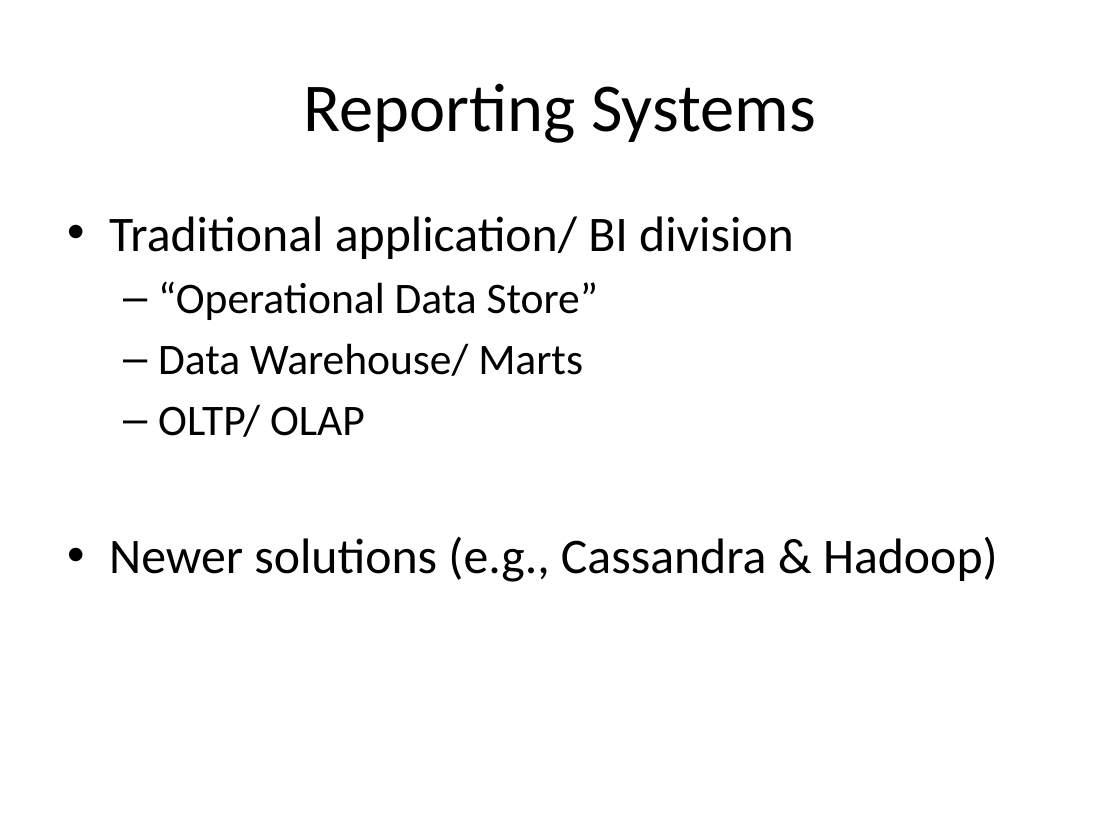
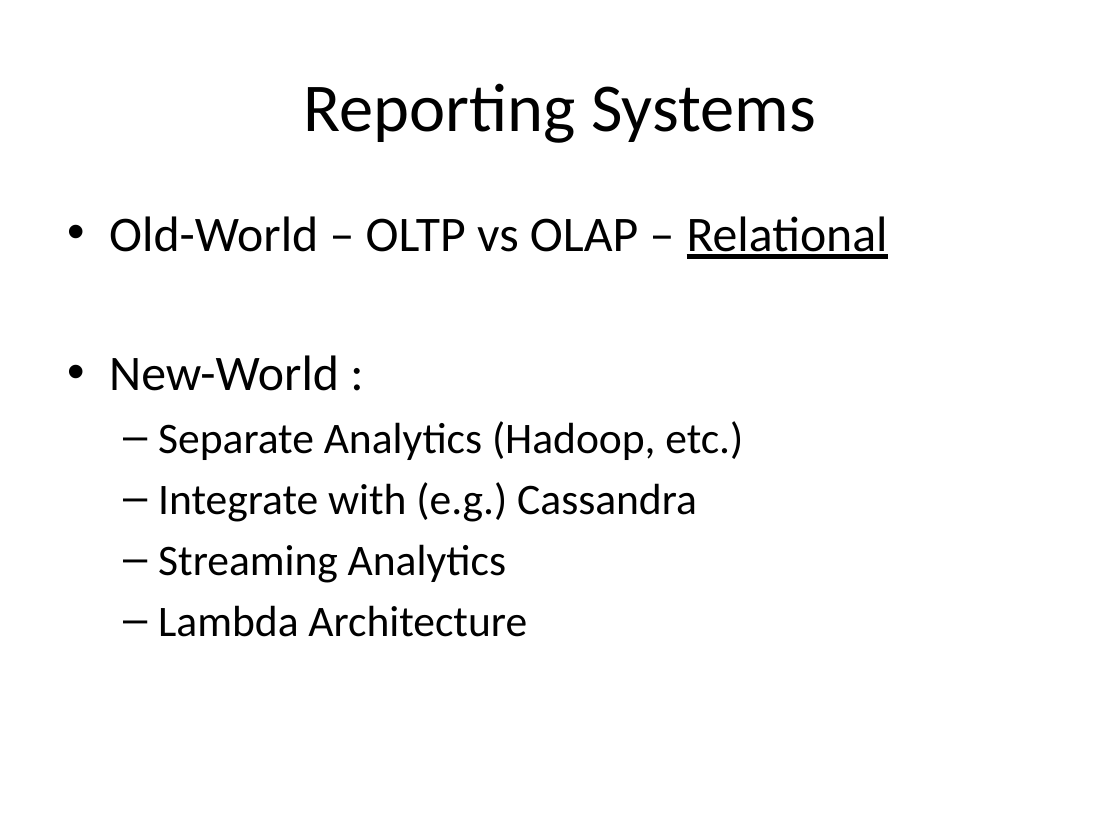
Before and after one commit to alexdgarland/database-demos, a slide deck: slide 61 of Slides/Not Only SQL - Picking A Database for DotNET.pptx. Drawn at 1120x840 pixels with LibreOffice and Linux fonts; fonts in the diff are those of the drawing. Boxes give left, top, right and bottom in pixels: in the first picture for what was removed or moved away, otherwise in the second. Text is boxed around its words. In the diff, an @@ line names an element or a change of style, - is before the commit and + after.

Commit message:
Update slides

```diff
--- a/Slides/Not Only SQL - Picking A Database for DotNET.pptx
+++ b/Slides/Not Only SQL - Picking A Database for DotNET.pptx
@@ text at (x1=109, y1=216, x2=888, y2=637): text changed; size 32 to 28 pt @@
-• Traditional application/ BI division
-  – “Operational Data Store”
-  – Data Warehouse/ Marts
-  – OLTP/ OLAP
-• Newer solutions (e.g., Cassandra & Hadoop)
+• Old-World – OLTP vs OLAP – Relational
+• New-World :
+  – Separate Analytics (Hadoop, etc.)
+  – Integrate with (e.g.) Cassandra
+  – Streaming Analytics
+  – Lambda Architecture
```
Also in this commit, not shown: 1 other slide changed, 1 other file.
